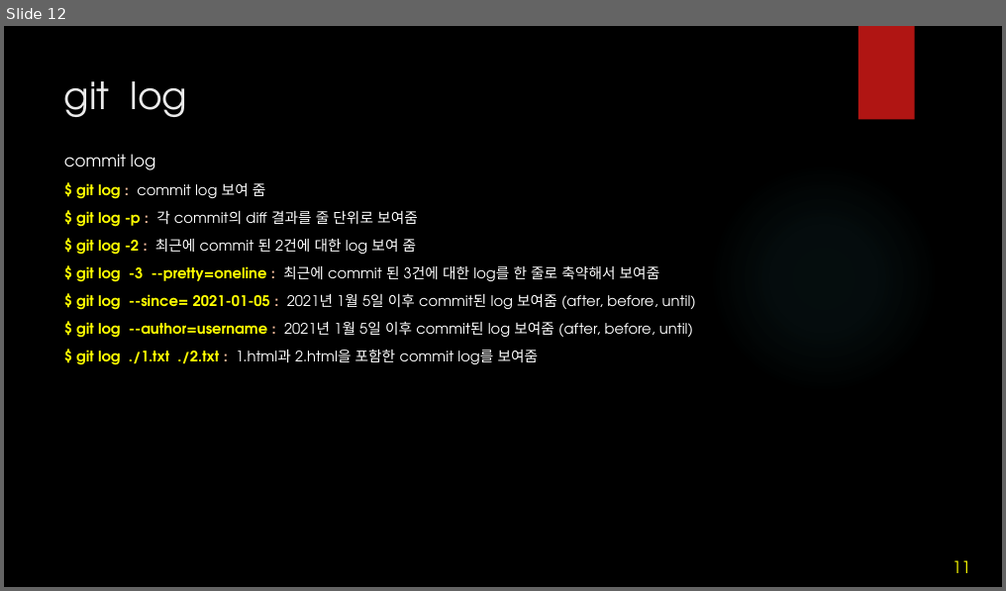
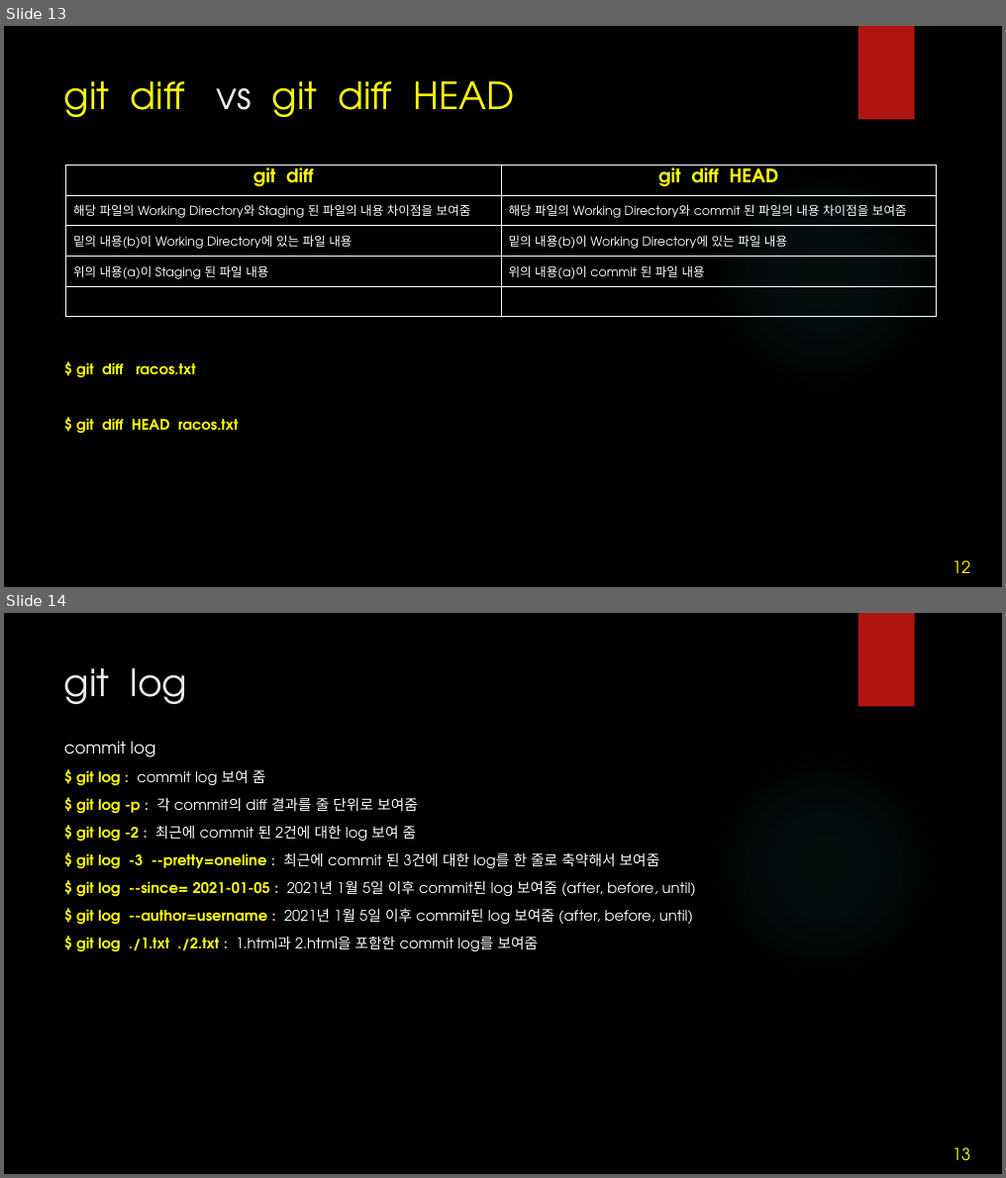
Before and after one commit to iredseal/Learning, a slide deck: Tools/git/git.pptx. Shown one above the other, each under a label of ours: slide 12 before the commit, slides 13 and 14 after it. The pictures are 1006x591 and 1006x1178 pixels, drawn with LibreOffice and Linux fonts; fonts in the diff are those of the drawing; background and template pictures are left out. Boxes give left, top, right and bottom in pixels: in the first picture for what was removed or moved away, otherwise in the second. Text is boxed around its words. In the diff, an @@ line names an element or a change of style, - is before the commit and + after.

```diff
--- a/Tools/git/git.pptx
+++ b/Tools/git/git.pptx
@@ slide 13 added at [4,26,1002,587], background picture (left out); not listed: 2 template elements that a slide beside it also shows @@
@@ title added at [64,81,515,117], 36 pt, text #FFFF00 @@
+git diff vs git diff HEAD
@@ table added at [66,166,936,317], 5 rows, 2 columns @@
+git diff | git diff HEAD
+해당 파일의 Working Directory와 Staging 된 파일의 내용 차이점을 보여줌 | 해당 파일의 Working Directory와 commit 된 파일의 내용 차이점을 보여줌
+밑의 내용(b)이 Working Directory에 있는 파일 내용 | 밑의 내용(b)이 Working Directory에 있는 파일 내용
+위의 내용(a)이 Staging 된 파일 내용 | 위의 내용(a)이 commit 된 파일 내용
+ | 
@@ text added at [76,363,239,434], 14 pt, text #FFFF00, bold @@
+$ git diff racos.txt
+$ git diff HEAD racos.txt
@@ page number added at [952,561,971,573], 16 pt, text #FFFF00 @@
+12
@@ what was slide 12 is now slide 14 @@
@@ page number at [952,1148,971,1161]: text changed @@
-11
+13
```
Also in this commit, not shown: 1 slide changed, 1 other slide added.
